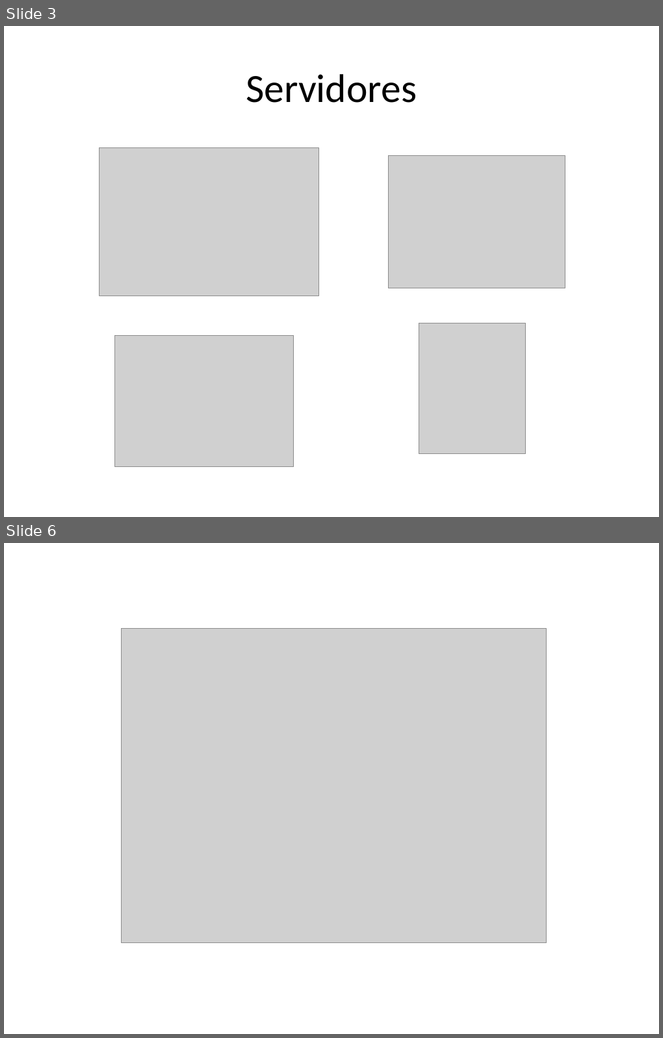
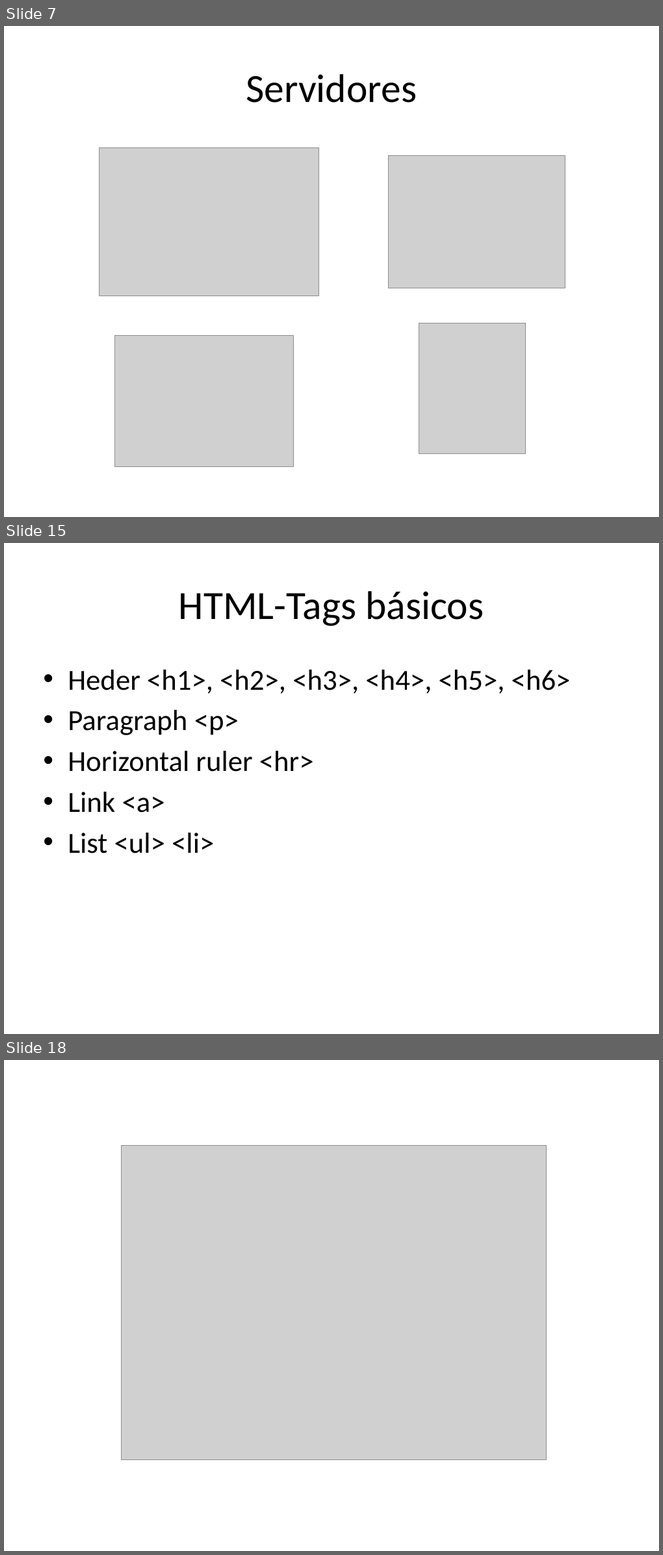
Before and after one commit to ceta-project/materiales, a slide deck: Ceta-02-CS-Http.pptx. Shown one above the other, each under a label of ours: slides 3 and 6 before the commit, slides 7, 15 and 18 after it; the slides between them are not shown. The pictures are 663x1038 and 663x1555 pixels, drawn with LibreOffice and Linux fonts; fonts in the diff are those of the drawing; grey boxes stand for pictures. Boxes give left, top, right and bottom in pixels: in the first picture for what was removed or moved away, otherwise in the second. Text is boxed around its words. In the diff, an @@ line names an element or a change of style, - is before the commit and + after.

Commit message:
IP-CS-HTTP-HTML

```diff
--- a/Ceta-02-CS-Http.pptx
+++ b/Ceta-02-CS-Http.pptx
@@ slide 15 added at <box>4,543,659,1034</box>, background #FFFFFF @@
@@ title added at <box>179,591,484,626</box>, 44 pt, text #000000 @@
+HTML-Tags básicos
@@ text added at <box>68,670,571,854</box>, 32 pt, text #000000 @@
+• Heder <h1>, <h2>, <h3>, <h4>, <h5>, <h6>
+• Paragraph <p>
+• Horizontal ruler <hr>
+• Link <a>
+• List <ul> <li>
@@ what was slide 3 is now slide 7 @@
@@ what was slide 6 is now slide 18 @@
```
Also in this commit, not shown: 2 slides changed, 12 other slides added, 1 slide removed, 3 other files.
